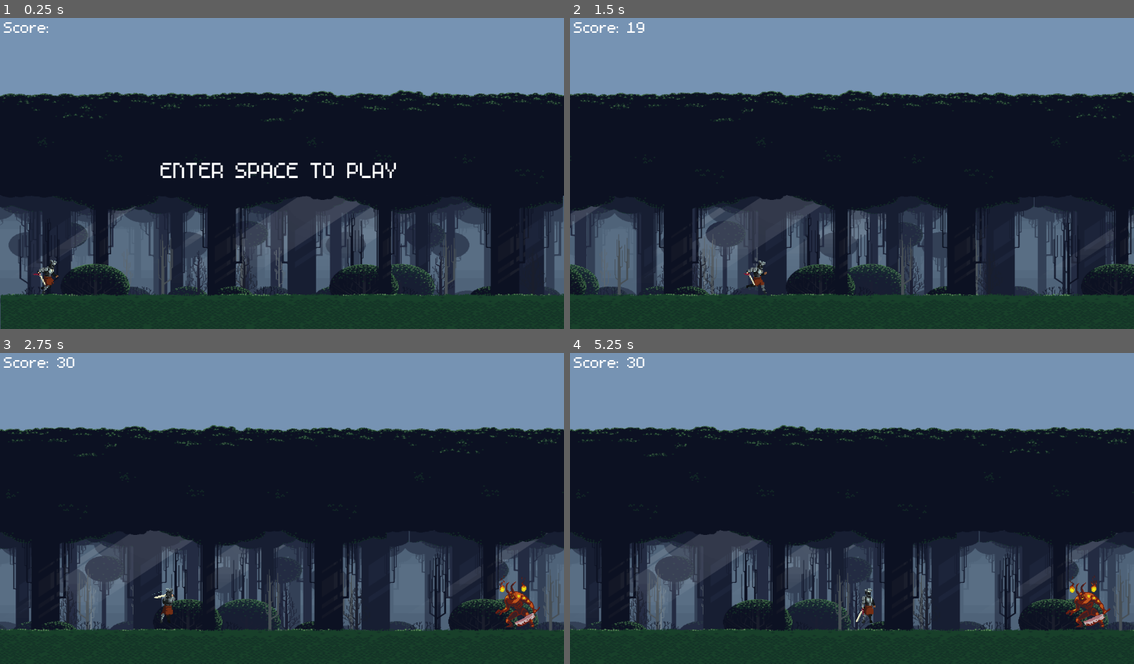
Above: before the commit, frames 1-4 (two rows, left to right).
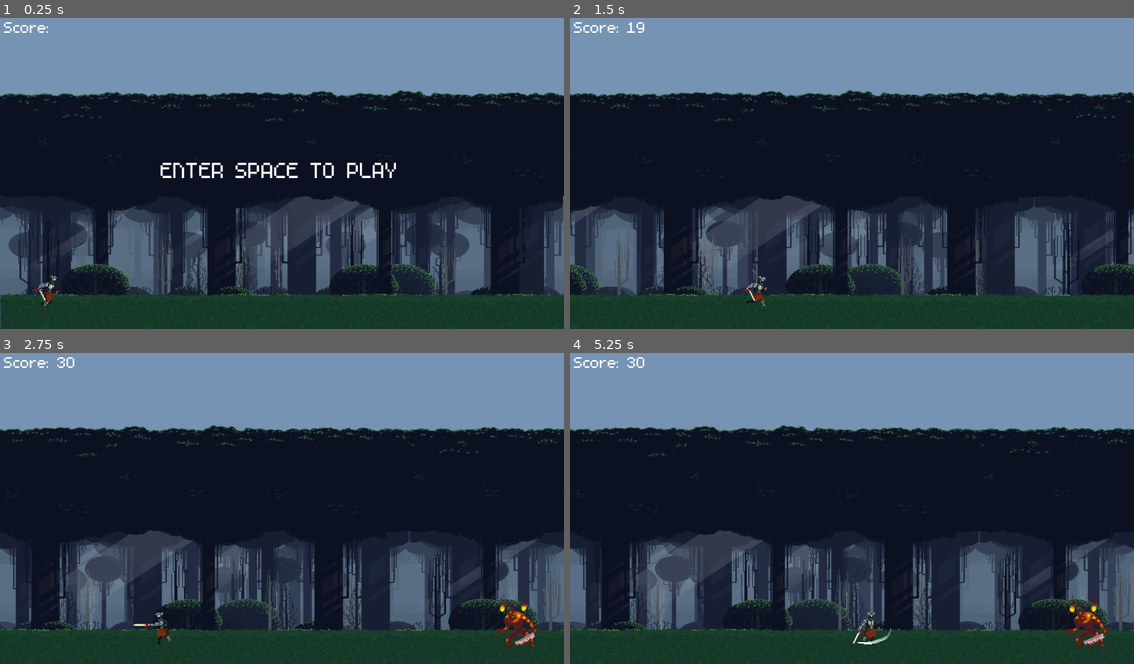
Above: after the commit, the same moments.

Repository: Takhar42/Final_GameSurvivor
Game: Godot game, scene res://Scenes/world.tscn
The game is run twice, just before and just after one commit, with the same random seed, the same clock (stepped at 60 frames per second) and the same inputs.
Inputs:
- Up to frame 1 (0.25 s): no input
- Up to frame 2 (1.5 s): tap Enter (ui_accept) at 0.5 s; hold S (sword) 0.53-1.28 s; hold Right (ui_right) from 0.53 s (still down); tap Up (jump) at 0.77 s; tap S (sword) at 1.35 s
- Up to frame 3 (2.75 s): tap Up (jump) at 1.52 s; release Right (ui_right) at 2.03 s; hold Left (ui_left) from 2.03 s (still down); hold S (sword) from 2.03 s (still down)
- Up to frame 4 (5.25 s): release Left (ui_left) at 2.78 s; release S (sword) at 2.78 s; hold Right (ui_right) 2.78-4.28 s; tap S (sword) at 2.85, 4.35 s; tap Up (jump) at 3.02, 3.77, 4.52 s; hold S (sword) 3.53-4.28 s; hold Left (ui_left) 4.28-5.03 s; hold Right (ui_right) from 5.03 s (still down); hold S (sword) from 5.03 s (still down)

The runs differ from the first frame. In frame 1, 0.3% of the frame differs, in the area x 5-11%, y 77-94%; in frame 2, 0.3%; in frame 3, 1.1%; in frame 4, 1.2%, in the area x 50-96%, y 71-95%.

Commit message:
Update player movement animations

Diff:
--- a/Scenes/node_2d.tscn
+++ b/Scenes/node_2d.tscn
@@ -28,6 +28,38 @@
 [sub_resource type="RectangleShape2D" id="RectangleShape2D_rn01j"]
 size = Vector2(2304, 72)
 
+[sub_resource type="AtlasTexture" id="AtlasTexture_b6fqt"]
+atlas = ExtResource("17_h5prb")
+region = Rect2(0, 64, 128, 64)
+
+[sub_resource type="AtlasTexture" id="AtlasTexture_iqu0n"]
+atlas = ExtResource("17_h5prb")
+region = Rect2(128, 64, 128, 64)
+
+[sub_resource type="AtlasTexture" id="AtlasTexture_wiqwq"]
+atlas = ExtResource("17_h5prb")
+region = Rect2(256, 64, 128, 64)
+
+[sub_resource type="AtlasTexture" id="AtlasTexture_u2h06"]
+atlas = ExtResource("17_h5prb")
+region = Rect2(384, 64, 128, 64)
+
+[sub_resource type="AtlasTexture" id="AtlasTexture_quwcy"]
+atlas = ExtResource("17_h5prb")
+region = Rect2(512, 64, 128, 64)
+
+[sub_resource type="AtlasTexture" id="AtlasTexture_v4h2q"]
+atlas = ExtResource("17_h5prb")
+region = Rect2(640, 64, 128, 64)
+
+[sub_resource type="AtlasTexture" id="AtlasTexture_xfcw3"]
+atlas = ExtResource("17_h5prb")
+region = Rect2(768, 64, 128, 64)
+
+[sub_resource type="AtlasTexture" id="AtlasTexture_hqdpy"]
+atlas = ExtResource("17_h5prb")
+region = Rect2(896, 64, 128, 64)
+
 [sub_resource type="AtlasTexture" id="AtlasTexture_lkrca"]
 atlas = ExtResource("12_tpvpw")
 region = Rect2(0, 0, 128, 64)
@@ -176,36 +208,37 @@
 atlas = ExtResource("16_tl3nk")
 region = Rect2(128, 128, 128, 64)
 
-[sub_resource type="AtlasTexture" id="AtlasTexture_lwg4l"]
-atlas = ExtResource("17_h5prb")
-region = Rect2(0, 0, 128, 80)
-
-[sub_resource type="AtlasTexture" id="AtlasTexture_ma7c7"]
-atlas = ExtResource("17_h5prb")
-region = Rect2(128, 0, 128, 80)
-
-[sub_resource type="AtlasTexture" id="AtlasTexture_5tuou"]
-atlas = ExtResource("17_h5prb")
-region = Rect2(256, 0, 128, 80)
-
-[sub_resource type="AtlasTexture" id="AtlasTexture_58cxg"]
-atlas = ExtResource("17_h5prb")
-region = Rect2(384, 0, 128, 80)
-
-[sub_resource type="AtlasTexture" id="AtlasTexture_ofmx8"]
-atlas = ExtResource("17_h5prb")
-region = Rect2(512, 0, 128, 80)
-
-[sub_resource type="AtlasTexture" id="AtlasTexture_mk7mt"]
-atlas = ExtResource("17_h5prb")
-region = Rect2(640, 0, 128, 80)
-
-[sub_resource type="AtlasTexture" id="AtlasTexture_oaq5p"]
-atlas = ExtResource("17_h5prb")
-region = Rect2(768, 0, 128, 80)
-
 [sub_resource type="SpriteFrames" id="SpriteFrames_nmd23"]
 animations = [{
+"frames": [{
+"duration": 1.0,
+"texture": SubResource("AtlasTexture_b6fqt")
+}, {
+"duration": 1.0,
+"texture": SubResource("AtlasTexture_iqu0n")
+}, {
+"duration": 1.0,
+"texture": SubResource("AtlasTexture_wiqwq")
+}, {
+"duration": 1.0,
+"texture": SubResource("AtlasTexture_u2h06")
+}, {
+"duration": 1.0,
+"texture": SubResource("AtlasTexture_quwcy")
+}, {
+"duration": 1.0,
+"texture": SubResource("AtlasTexture_v4h2q")
+}, {
+"duration": 1.0,
+"texture": SubResource("AtlasTexture_xfcw3")
+}, {
+"duration": 1.0,
+"texture": SubResource("AtlasTexture_hqdpy")
+}],
+"loop": true,
+"name": &"attack",
+"speed": 10.0
+}, {
 "frames": [{
 "duration": 1.0,
 "texture": SubResource("AtlasTexture_lkrca")
@@ -341,32 +374,6 @@
 "loop": true,
 "name": &"slide",
 "speed": 10.0
-}, {
-"frames": [{
-"duration": 1.0,
-"texture": SubResource("AtlasTexture_lwg4l")
-}, {
-"duration": 1.0,
-"texture": SubResource("AtlasTexture_ma7c7")
-}, {
-"duration": 1.0,
-"texture": SubResource("AtlasTexture_5tuou")
-}, {
-"duration": 1.0,
-"texture": SubResource("AtlasTexture_58cxg")
-}, {
-"duration": 1.0,
-"texture": SubResource("AtlasTexture_ofmx8")
-}, {
-"duration": 1.0,
-"texture": SubResource("AtlasTexture_mk7mt")
-}, {
-"duration": 1.0,
-"texture": SubResource("AtlasTexture_oaq5p")
-}],
-"loop": true,
-"name": &"sword",
-"speed": 10.0
 }]
 
 [sub_resource type="RectangleShape2D" id="RectangleShape2D_31suy"]
@@ -483,11 +490,12 @@
 
 [node name="AnimatedSprite2D" type="AnimatedSprite2D" parent="CharacterBody2D"]
 texture_filter = 1
-position = Vector2(64, 314.667)
+position = Vector2(64, 336)
 sprite_frames = SubResource("SpriteFrames_nmd23")
-animation = &"sword"
+animation = &"attack"
 autoplay = "run"
-frame_progress = 0.309532
+frame = 2
+frame_progress = 0.603943
 
 [node name="CollisionShape2D" type="CollisionShape2D" parent="CharacterBody2D"]
 visible = false
--- a/Scripts/player.gd
+++ b/Scripts/player.gd
@@ -28,7 +28,7 @@
 			$CollisionShape2D.disabled = true
 
 		elif Input.is_action_pressed("sword"):
-			$AnimatedSprite2D.play("sword")
+			$AnimatedSprite2D.play("attack")
 
 		else:
 			$AnimatedSprite2D.play("run")
@@ -40,6 +40,7 @@
 
 	var direction = Input.get_axis("ui_left", "ui_right")
 	if direction:
+		$AnimatedSprite2D.flip_h = direction < 0
 		velocity.x = direction * MOVE_SPEED
 	else:
 		velocity.x = 0
--- a/Scripts/world.gd
+++ b/Scripts/world.gd
@@ -64,7 +64,7 @@
 		if score/15 == 30:
 			game_live = false
 			$Node2D/Boss.position.x = $Node2D/Camera2D.position.x + 480
-			$Node2D/Boss.position.y = $Node2D/Camera2D.position.y + 210
+			$Node2D/Boss.position.y = $Node2D/Camera2D.position.y + 250
 
 		if $Node2D/Camera2D.position.x - $Node2D/StaticBody2D.position.x > screen_size.x * 1.5:
 			$Node2D/StaticBody2D.position.x += screen_size.x
Not shown: 1 places in Scenes/node_2d.tscn that only renumber resources
